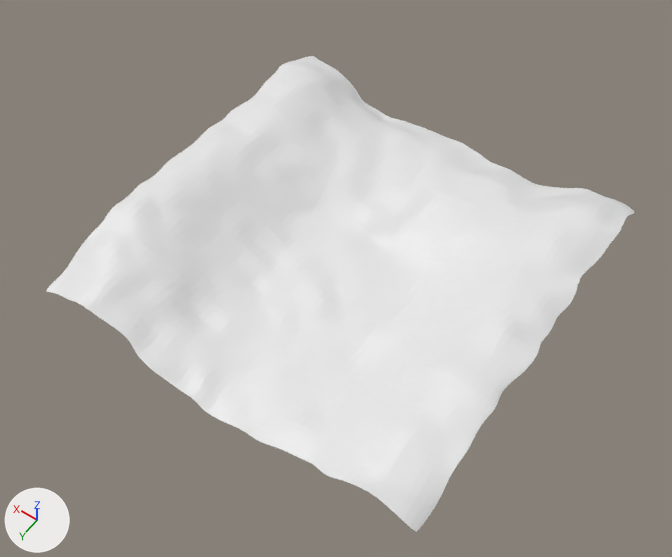
Two versions of the Blender file test/test1/ground.blend, one commit apart.
Rendered twice from a 50 mm camera at (-15.4, 22.8, 31.4) aimed at (-0.2, 1.6, -2.0). The lights are fixed; the arrows at lower left show +X, +Y and +Z. Materials are left out; every surface is plain grey.

The older version as bpy lines, for what is in view:
```python
me_plane = bpy.data.meshes.new('Plane')
me_plane.from_pydata(...)  # 4225 vertices, 4096 faces; spans x -0.99..0.99, y -0.99..0.99, z -0.01..0.31
me_plane.materials.append(mat_material)
ob_plane = bpy.data.objects.new('Plane', me_plane)
ob_plane.location = (0.0, 0.0, -3.07)
ob_plane.scale = (10.0, 10.0, 10.0)
```
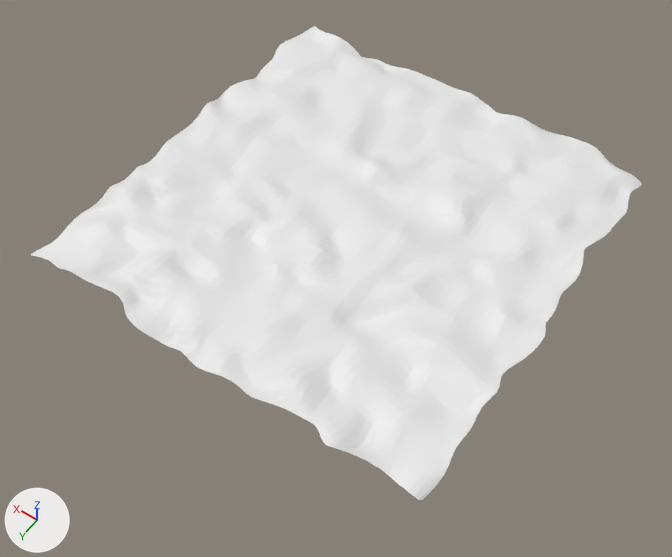
What differs and where, as boxes (x1, y1, x2, y2) in the pictures (672 x 557 px):
'Plane', reshaped, moved
    before: (46, 56, 634, 532)
    after: (31, 26, 642, 500)

Diff of the bpy script that builds the scene:
```diff
--- a/test/test1/ground.blend.py
+++ b/test/test1/ground.blend.py
@@ me_plane @@
 # used by ob_plane; location = (0.0, 0.0, -3.07); scale = (10.0, 10.0, 10.0)
-me_plane.from_pydata(...)  # 4225 vertices, 4096 faces; spans x -0.99..0.99, y -0.99..0.99, z -0.01..0.31
+me_plane.from_pydata(...)  # 4225 vertices, 4096 faces; spans x -1.0..1.0, y -1.0..1.0, z -0.05..0.05
+# me_plane part 1: 4222 of 4225 vertices moved; they spanned x -0.99..0.99, y -0.99..0.99, z -0.01..0.31 and now span x -1.0..1.0, y -1.0..1.0, z -0.05..0.05; mean shift (0.0, 0.0, -0.15); largest move (0.85, -0.54, 0.27) -> (0.85, -0.54, -0.03)
@@ ob_plane @@
 ob_plane = bpy.data.objects.new('Plane', me_plane)
-ob_plane.location = (0.0, 0.0, -3.07)
+ob_plane.location = (0.0, 0.0, 0.76)
 ob_plane.scale = (10.0, 10.0, 10.0)
```
